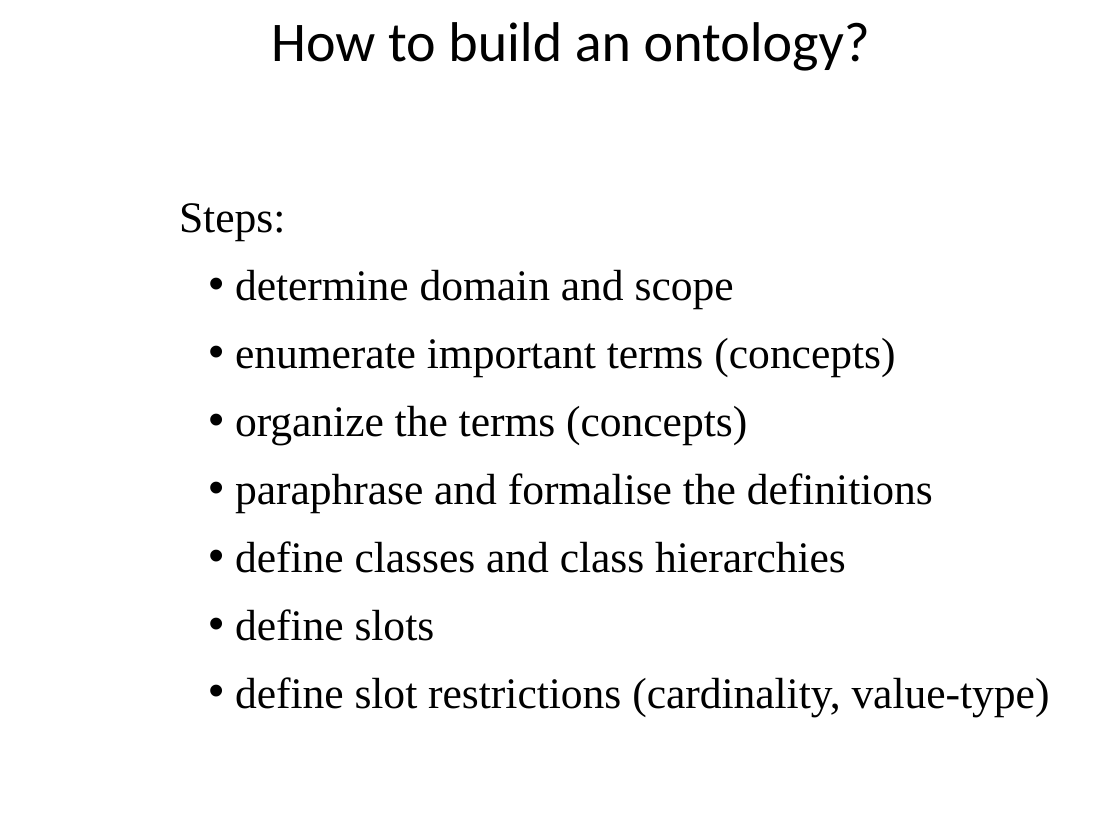
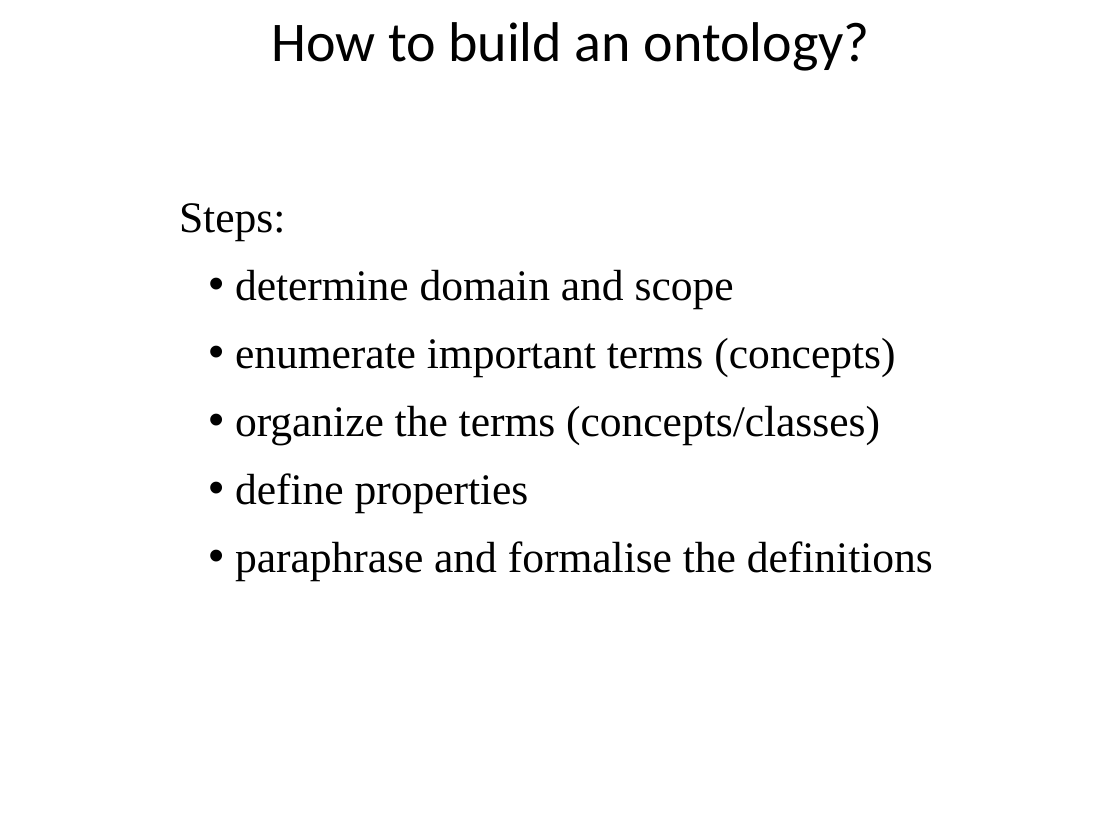
Before and after one commit to selminessrine/faculty-semweb, a slide deck: slide 3 of doc/workshop/WS3-[Lab1] Ontology Building in Action.pptx. Drawn at 1120x840 pixels with LibreOffice and Linux fonts; fonts in the diff are those of the drawing. Boxes give left, top, right and bottom in pixels: in the first picture for what was removed or moved away, otherwise in the second. Text is boxed around its words. In the diff, an @@ line names an element or a change of style, - is before the commit and + after.

```diff
--- a/doc/workshop/WS3-[Lab1] Ontology Building in Action.pptx
+++ b/doc/workshop/WS3-[Lab1] Ontology Building in Action.pptx
@@ text at box(235, 405, 880, 513): text changed @@
-  • organize the terms (concepts)
+  • organize the terms (concepts/classes)
+  • define properties
@@ text at box(235, 541, 1050, 717): paragraphs removed @@
-  • define classes and class hierarchies
-  • define slots
-  • define slot restrictions (cardinality, value-type)
```
Also in this commit, not shown: 1 other slide changed, 3 slides added, 1 slide removed, 2 other files.
